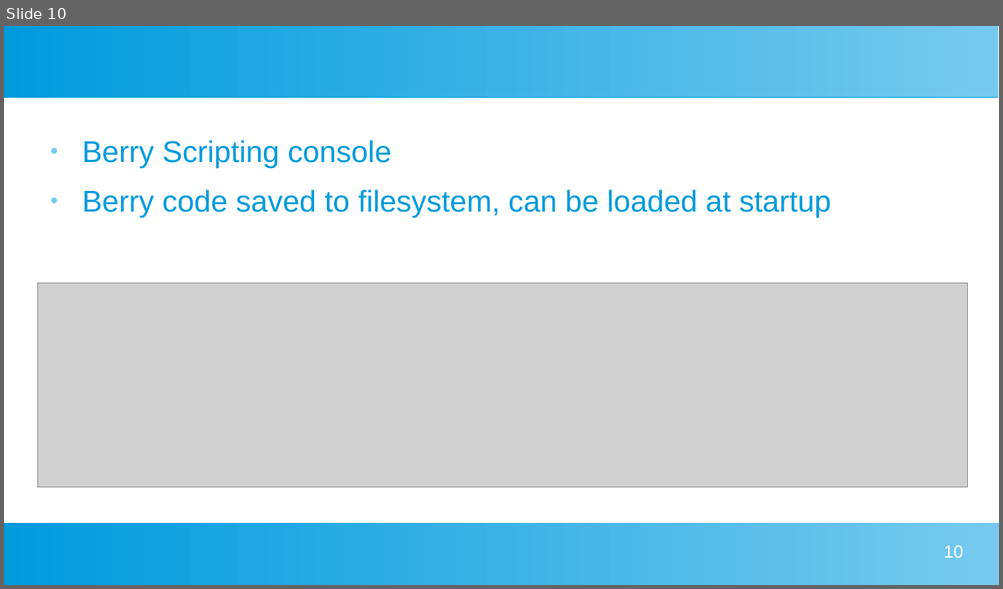
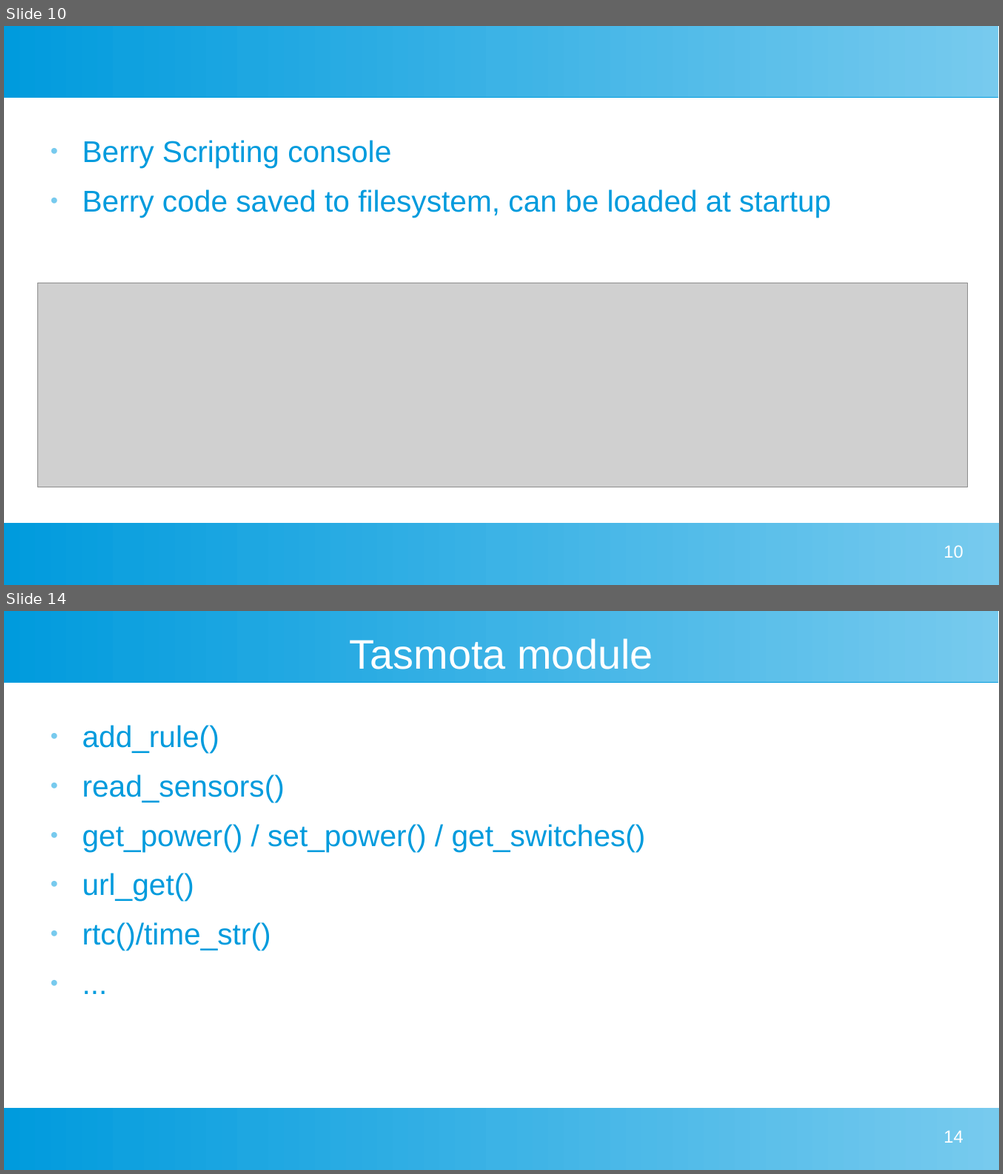
Before and after one commit to darrylb123/EO2024, a slide deck: EO2024-Tasmota+Berry.odp. Shown one above the other, each under a label of ours: slide 10 before the commit, slides 10 and 14 after it; the slides between them are not shown. The pictures are 1003x589 and 1003x1174 pixels, drawn with LibreOffice and Linux fonts; fonts in the diff are those of the drawing; grey boxes stand for pictures. Boxes give left, top, right and bottom in pixels: in the first picture for what was removed or moved away, otherwise in the second. Text is boxed around its words. In the diff, an @@ line names an element or a change of style, - is before the commit and + after.

```diff
--- a/EO2024-Tasmota+Berry.odp
+++ b/EO2024-Tasmota+Berry.odp
@@ slide 14 added at (4, 611, 999, 1170), background #FFFFFF; not listed: 2 template elements that a slide beside it also shows @@
@@ title added at (350, 638, 653, 669), 33 pt, text #FFFFFF @@
+Tasmota module
@@ text added at (82, 725, 646, 951), 24 pt, text #009BDD @@
+● add_rule()
+● read_sensors()
+● get_power() / set_power() / get_switches()
+● url_get()
+● rtc()/time_str()
+● ...
@@ page number added at (943, 1130, 962, 1143), 14 pt, text #FFFFFF @@
+14
```
Also in this commit, not shown: 4 slides changed, 4 other slides added.
